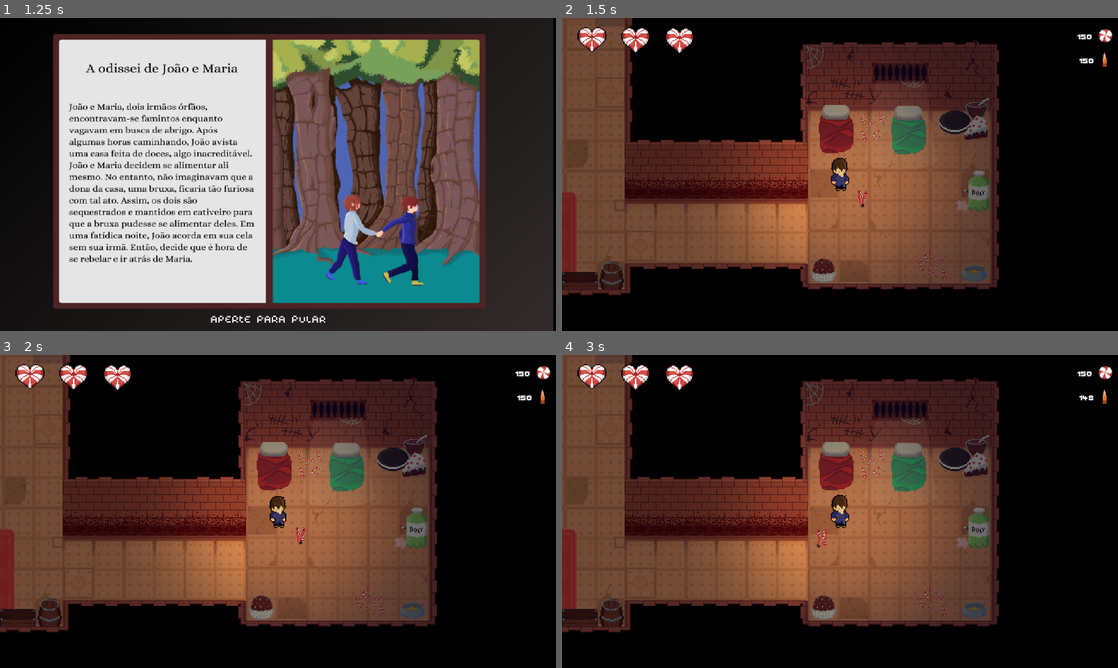
Above: before the commit, frames 1-4 (two rows, left to right).
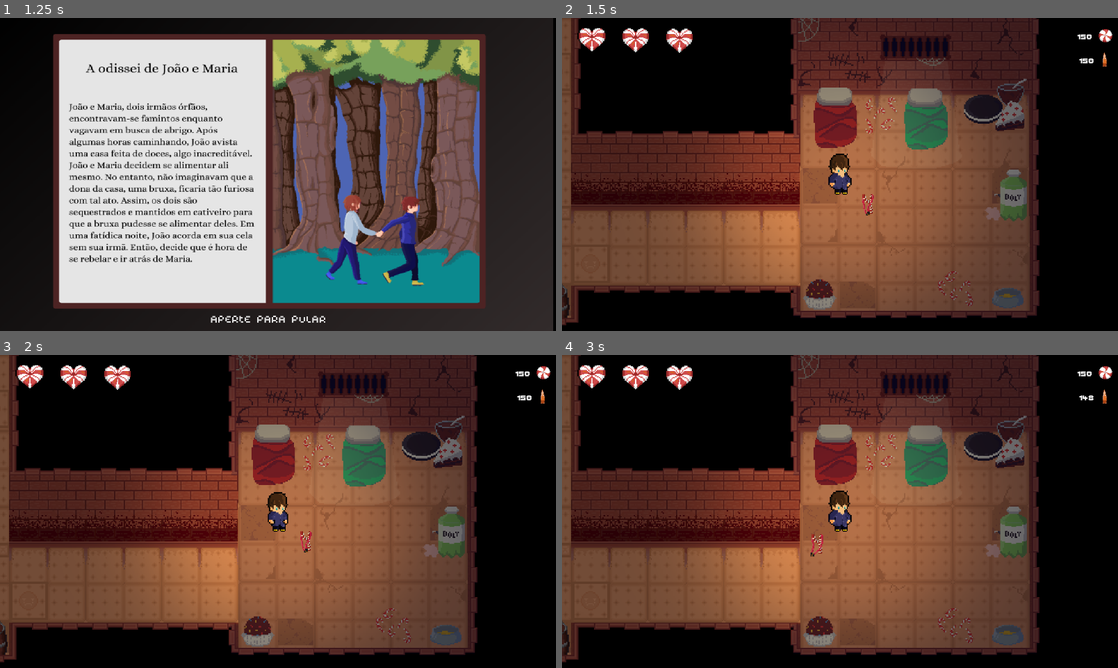
Above: after the commit, the same moments.

Repository: mtab-dev/bulletspeel
Game: Godot game, scene res://scenes/levels/main_menu.tscn
Same seed, same stepped clock (60 frames per second), same inputs: the game is played once before the commit and once after it. Sound files missing from this copy of the repository are replaced by a short silence.
Inputs (mouse positions are in pixels of both pictures, inside the frame that each line leads up to):
- Up to frame 1 (1.25 s): click (278, 202) at 0.5 s
- Up to frame 2 (1.5 s): click (828, 318) at 1.25 s
- Up to frame 3 (2 s): no input
- Up to frame 4 (3 s): drag from (840, 511) to (895, 442) at 2.02 s; tap Enter at 2.75 s; drag from (728, 527) to (840, 511) at 2.77 s

Frame 1 is identical in both runs. In frame 2, 39% of the frame differs, in the area x 0-86%, y 0-99%; in frame 3, 39%; in frame 4, 39%.

Commit message:
refactor: camera zoom

Diff:
--- a/scenes/player/player.tscn
+++ b/scenes/player/player.tscn
@@ -139,7 +139,7 @@
 
 [node name="Camera2D" type="Camera2D" parent="."]
 ignore_rotation = false
-zoom = Vector2(2, 2)
+zoom = Vector2(2.5, 2.5)
 drag_horizontal_enabled = true
 drag_vertical_enabled = true
 editor_draw_limits = true
